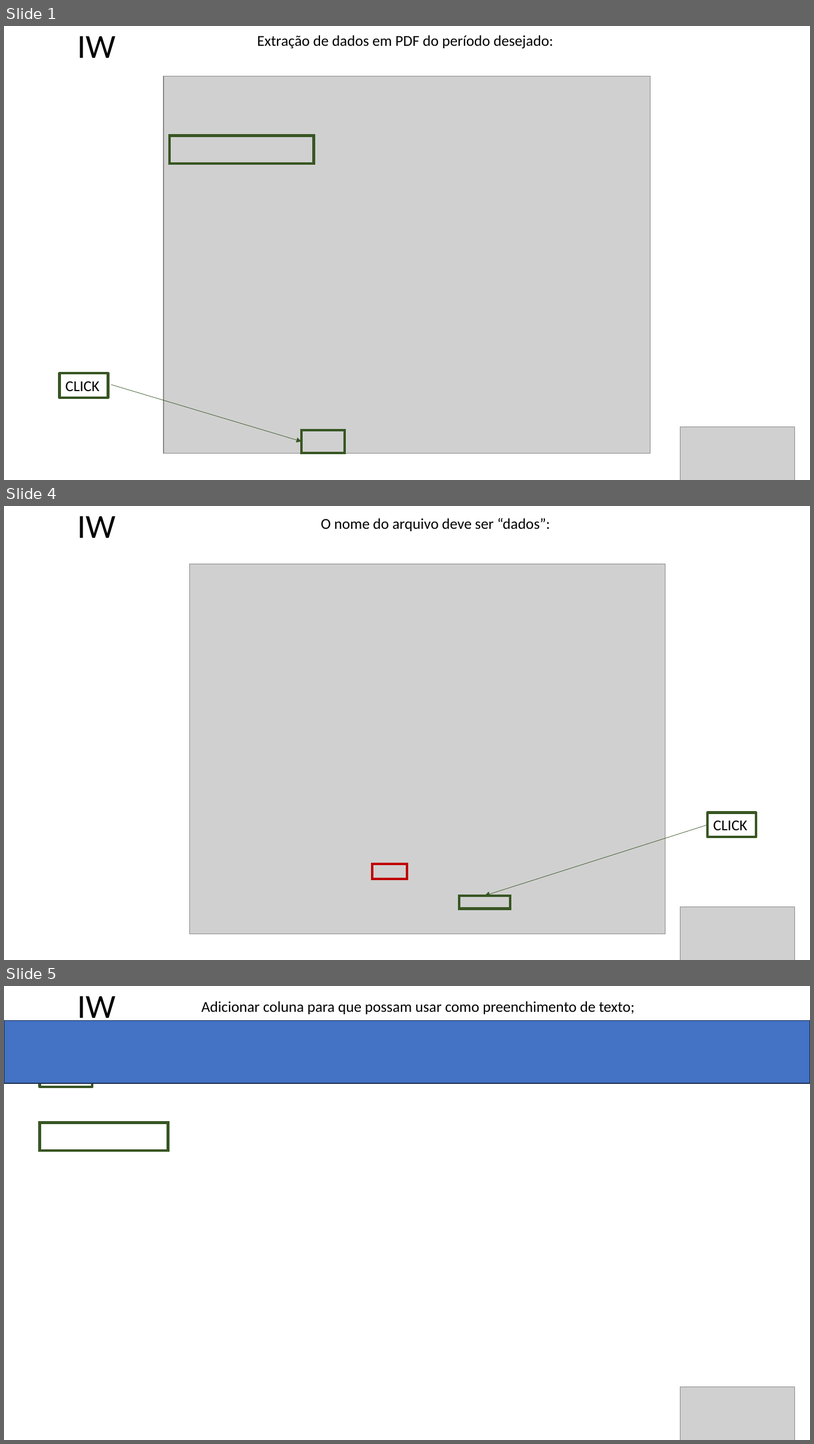
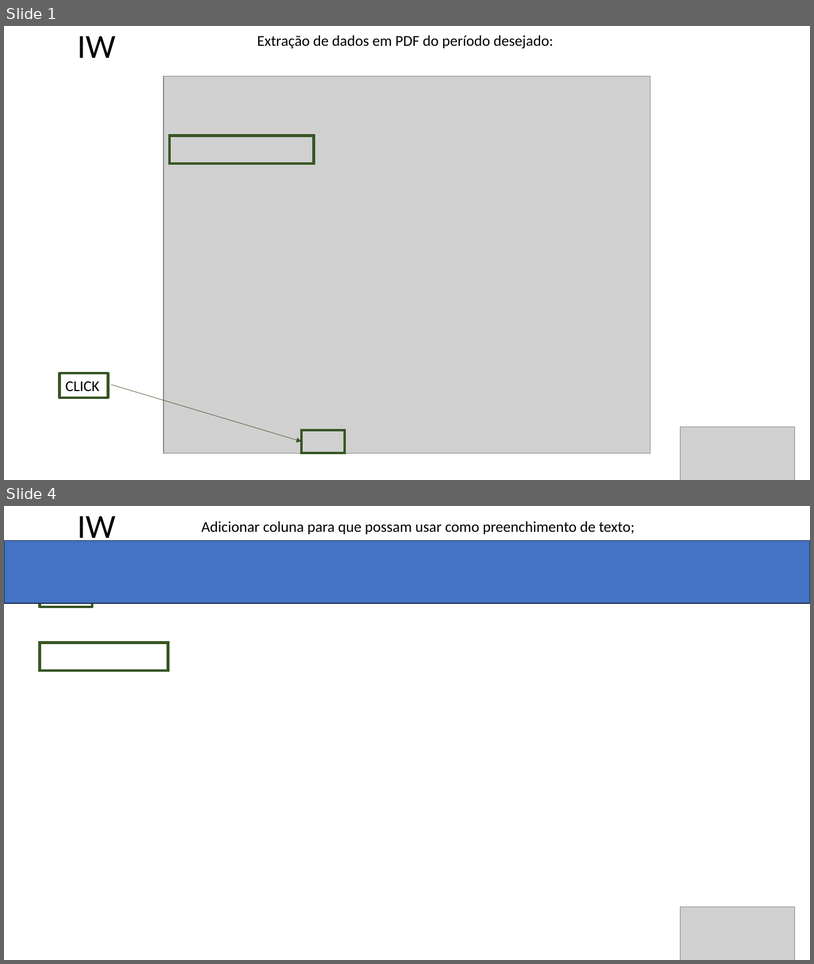
Before and after one commit to PronepPLima/ROBO-Fechamento_Suprimentos, a slide deck: log.pptx. Shown one above the other, each under a label of ours: slides 1, 4 and 5 before the commit, slides 1 and 4 after it; the slides between them are not shown. The pictures are 814x1444 and 814x964 pixels, drawn with LibreOffice and Linux fonts; fonts in the diff are those of the drawing; grey boxes stand for pictures; background and template pictures are left out. Boxes give left, top, right and bottom in pixels: in the first picture for what was removed or moved away, otherwise in the second. Text is boxed around its words. In the diff, an @@ line names an element or a change of style, - is before the commit and + after.

```diff
--- a/log.pptx
+++ b/log.pptx
@@ slide 4 removed at [4,506,810,960], background picture (left out) @@
@@ subtitle removed at [78,516,116,538] @@
-IW
@@ text removed at [321,518,550,531] @@
-O nome do arquivo deve ser “dados”:
@@ picture removed at [190,564,666,934] @@
@@ arrow removed from (708, 825) to (485, 895) @@
@@ rectangle removed at [708,813,756,837] @@
-CLICK
@@ rectangle removed at [372,864,408,879] @@
@@ rectangle removed at [459,895,511,909] @@
@@ picture removed at [681,906,795,960] @@
@@ what was slide 5 is now slide 4 @@
```
Also in this commit, not shown: 1 slide changed, 1 slide added, 1 other slide removed, 4 other files.
